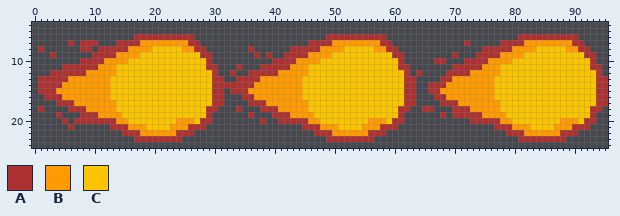
A sprite sheet gets an edit: TowerOfTheSky/Resources/Sprites/fireball_sprite_sheet.png. The first picture shows the starting point.
The file is 96x32 pixels. Shown: x 0..95, y 4..24.
Palette (. is transparent): A #ac3232  B #ff9b00  C #fbc400
Pixels before, first column x 1:
 6 ................AAAAAAAAAA......................AAAAAAAAAA......................AAAAAAAAAA.....
 7 .....A.AAA...AAAABBBBBBBBAA..................AAAABBBBBBBBAA............A.....AAAABBBBBBBBAA....
 8 A......AA.AAAAABBBBCCCCCBBAA.......A......AAAAABBBBCCCCCBBAA..............AAAAABBBBCCCCCBBAA...
 9 ..A......AAAABBBBCCCCCCCCCCAA.......A.A..AAAABBBBCCCCCCCCCCAA........A...AAAABBBBCCCCCCCCCCAA..
10 .......AAAABBBBCCCCCCCCCCCCCA..........AAAABBBBCCCCCCCCCCCCCA.....AA...AAAABBBBCCCCCCCCCCCCCA..
11 ....AAAAAABBBCCCCCCCCCCCCCCCAA...A...AAAAABBBCCCCCCCCCCCCCCCAA.......AAAAABBBCCCCCCCCCCCCCCCAA.
12 ..AAAAAABBBBBCCCCCCCCCCCCCCCCA..A..AAAAABBBBBCCCCCCCCCCCCCCCCA.A....AAAABBBBBCCCCCCCCCCCCCCCCA.
13 AAAAABBBBBBBCCCCCCCCCCCCCCCCCAA..AAAABBBBBBBCCCCCCCCCCCCCCCCCAA....AABBBBBBBCCCCCCCCCCCCCCCCCAA
14 AAAABBBBBBBBCCCCCCCCCCCCCCCCCAAAAAAABBBBBBBBCCCCCCCCCCCCCCCCCAA..AAABBBBBBBBCCCCCCCCCCCCCCCCCAA
15 AAABBBBBBBBBCCCCCCCCCCCCCCCCCAA.AAABBBBBBBBBCCCCCCCCCCCCCCCCCAA..AABBBBBBBBBCCCCCCCCCCCCCCCCCAA
16 .AAABBBBBBBBCCCCCCCCCCCCCCCCCAA...AABBBBBBBBCCCCCCCCCCCCCCCCCAA...AABBBBBBBBCCCCCCCCCCCCCCCCCAA
17 ...AAABBBBBBBCCCCCCCCCCCCCCCCAA....AAABBBBBBBCCCCCCCCCCCCCCCCAA....AAABBBBBBBCCCCCCCCCCCCCCCCAA
18 A....AAABBBBBCCCCCCCCCCCCCCCAA...A...AAABBBBBCCCCCCCCCCCCCCCAA..AA...AAABBBBBCCCCCCCCCCCCCCCAA.
19 ...A...AAABBBBCCCCCCCCCCCCCCA......A...AAABBBBCCCCCCCCCCCCCCA......A.AAAAABBBBCCCCCCCCCCCCCCA..
20 ....A.AAAAAAABBCCCCCCCCBBBCAA........A..AAAAABBCCCCCCCCBBBCAA...........AAAAABBCCCCCCCCBBBCAA..
21 .....A......AAABBBCCCCBBBAAA................AAABBBCCCCBBBAAA................AAABBBCCCCBBBAAA...
22 ..............AAABBBBBBAAA....................AAABBBBBBAAA....................AAABBBBBBAAA.....
23 ................AAAAAAAA........................AAAAAAAA........................AAAAAAAA.......
The same view after the edit:
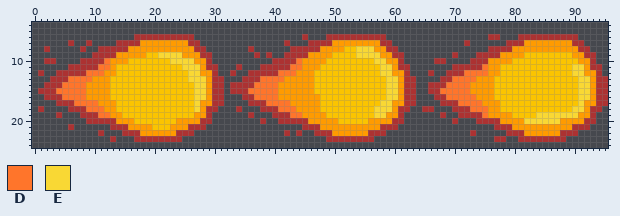
Colours new in this view: D #ff752b  E #f9d834
Change:
Changed rows in their new state; - is an unchanged pixel.
first column x 1:
 6 --------------------------------------------A------------------------------AA----------------
 7 -------.-.-------------------------------A-----------------------------------.---------------
 8 .A------.----------BBBBB-----------------------------EEE------------------.--------BBBBB-----
 9 --.--------------B--EEEEBBB--------------------------EEEEBB------------------------------BB--
10 -AA--------D----------EEEEBB---------------D---B--------EEBB-----------.------------------BB-
11 ----.-----DD------------EEEB--------------DD-BB----------EEB--------------D--------------EEB-
12 A-.-----DDD--------------EEBB-----------DDD--B-----------EEBB--.-A-----DDDD--------------EEBB
13 ..---DDDD----------------EEEB----.---DDDD---BB------------EEB--------DDDD-----------------EEB
14 .---DDDD------------------EEB--.----DDDD----BB------------EEB-------DDDD------------------EEB
15 ---DDDDD------------------EEB------DDDDD----BB------------EEB------DDDDD------------------EEB
16 ----DDDD------------------EEB-------DDDD----BBB-----------EEB-------DDDDD-----------------EEB
17 ------DDDD----------------EBB---------DDDD---BB----------EEBB---------DDDD----------------EBB
18 --------DDD---------------EB------------DDD--BB---------EEEB------------DDD--------------EEB-
19 ----------DD--------------BB--------------DD--BB--------EEBB---------.----D---B----EEEEEEEBB-
20 ----.-..-------B----------B--------------------BBB--------B----------A--.------BBEEEEEE---B--
21 ------------------B-------------------------------BBBB----------------------------BBBB-------
22 ----------A------------------------------A-A----------------------------A--------------------
23 ------------A---------------------------------------------------------------AA---------------
Where, in picture pixels (left, top, right, bottom), the same in both pictures:
changed: (38, 34, 596, 142)
